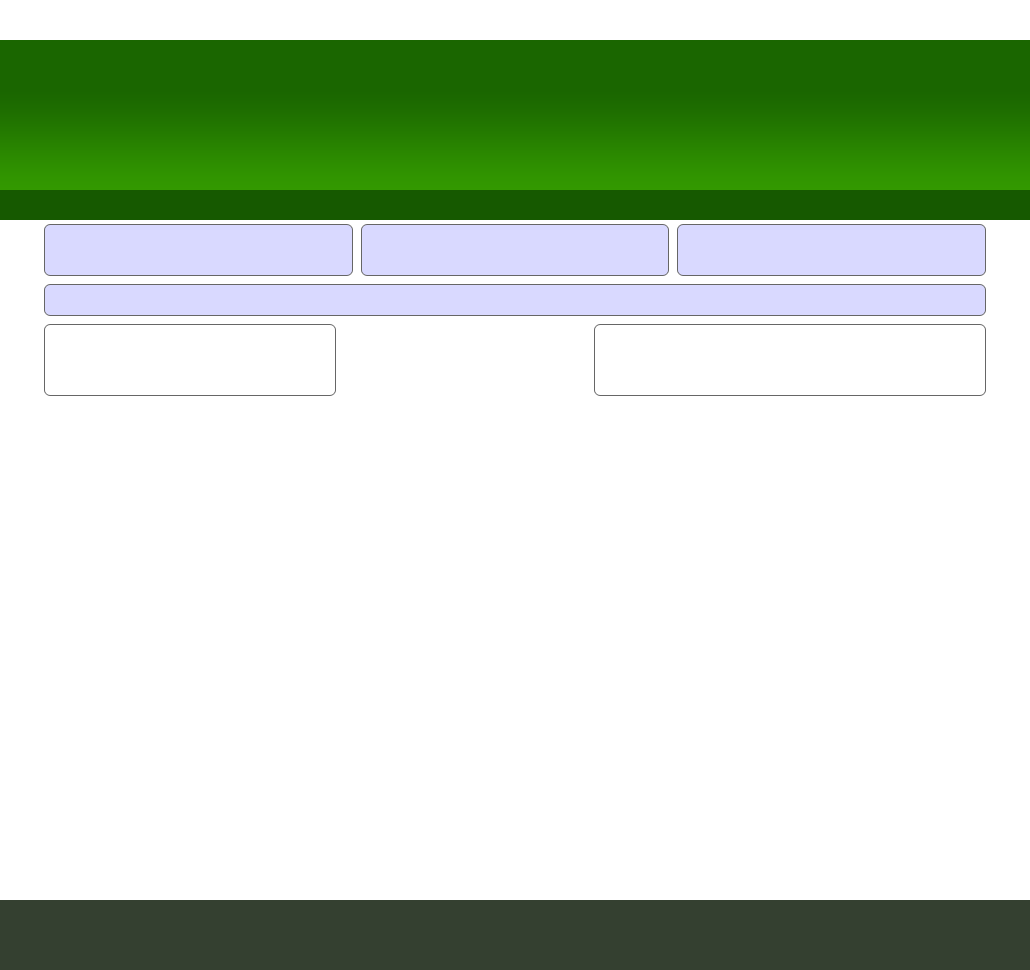
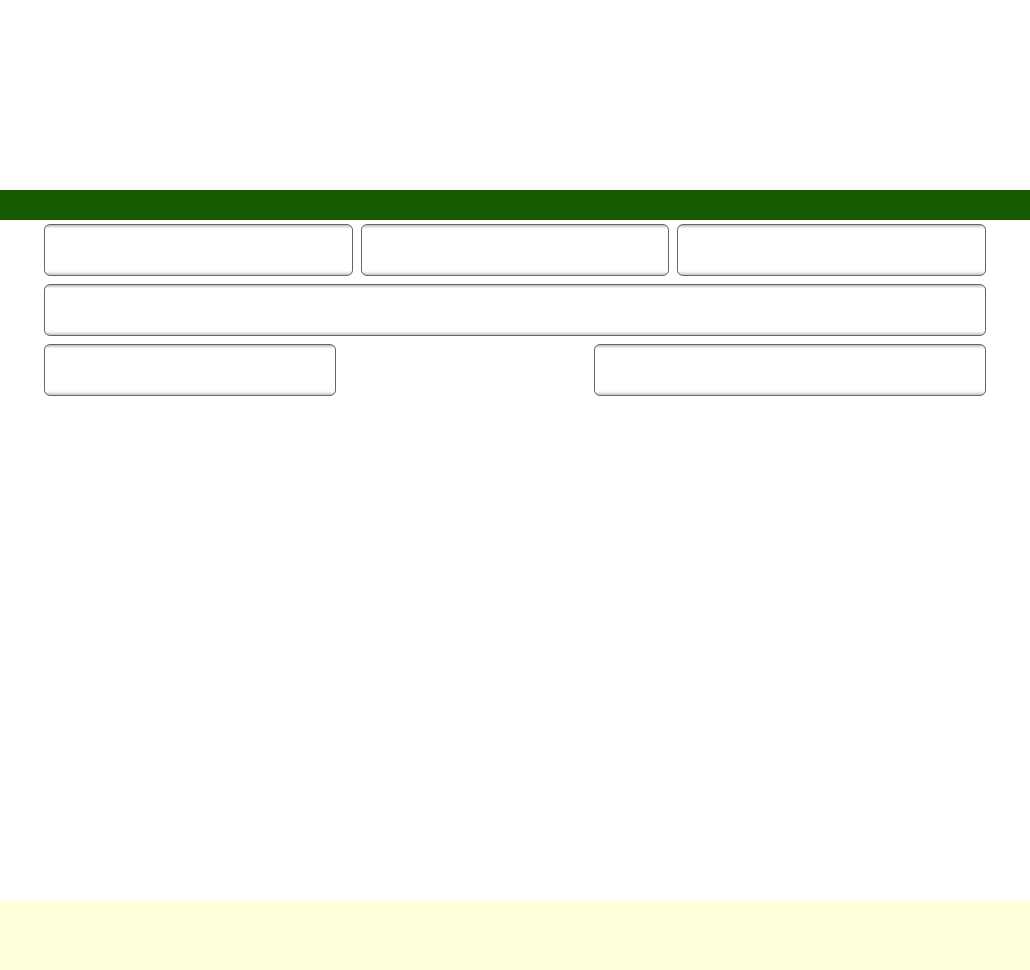
Revision of a layered 1030 × 970 image; what changed, layer by layer:
removed layer "header" over [0,40,1030,190]
removed layer "header / footer widgets" over [45,225,985,315]
painted on "sidebars" over [45,325,985,395]
added layer "header widgets" above "header boxes" over [45,285,985,335]
added layer "header boxes" above "Background" over [45,225,985,275]
